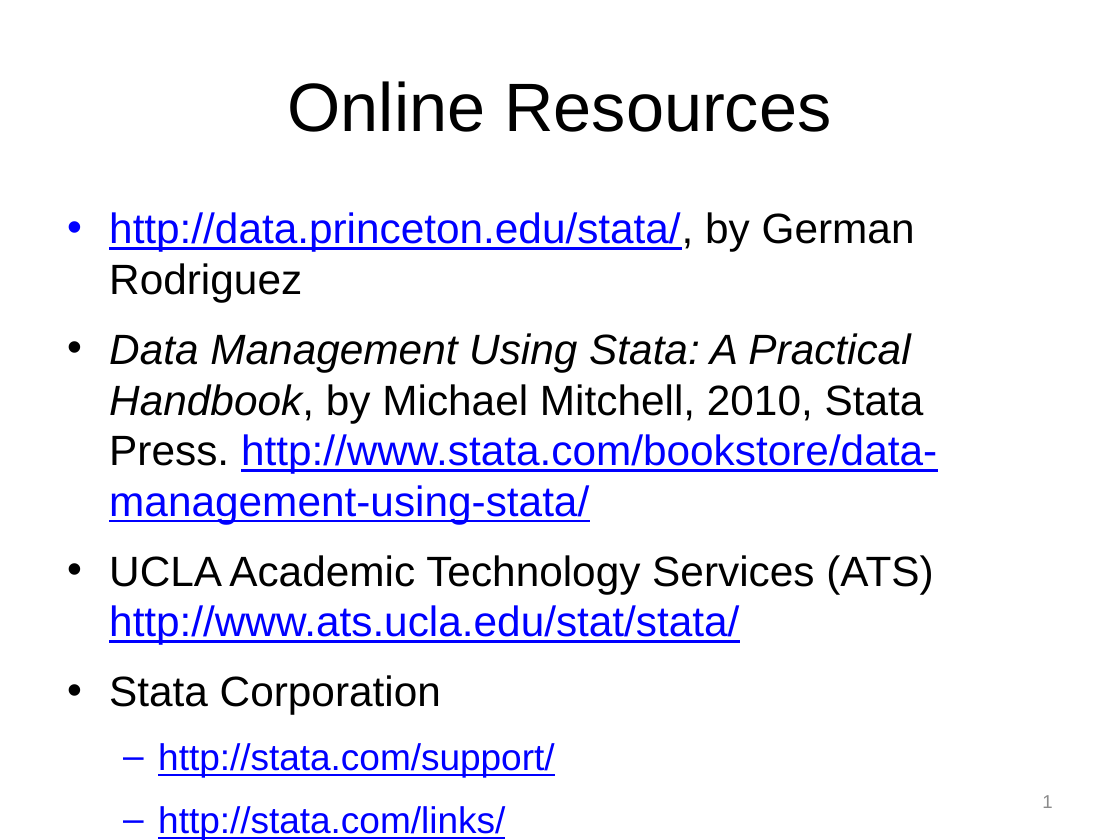
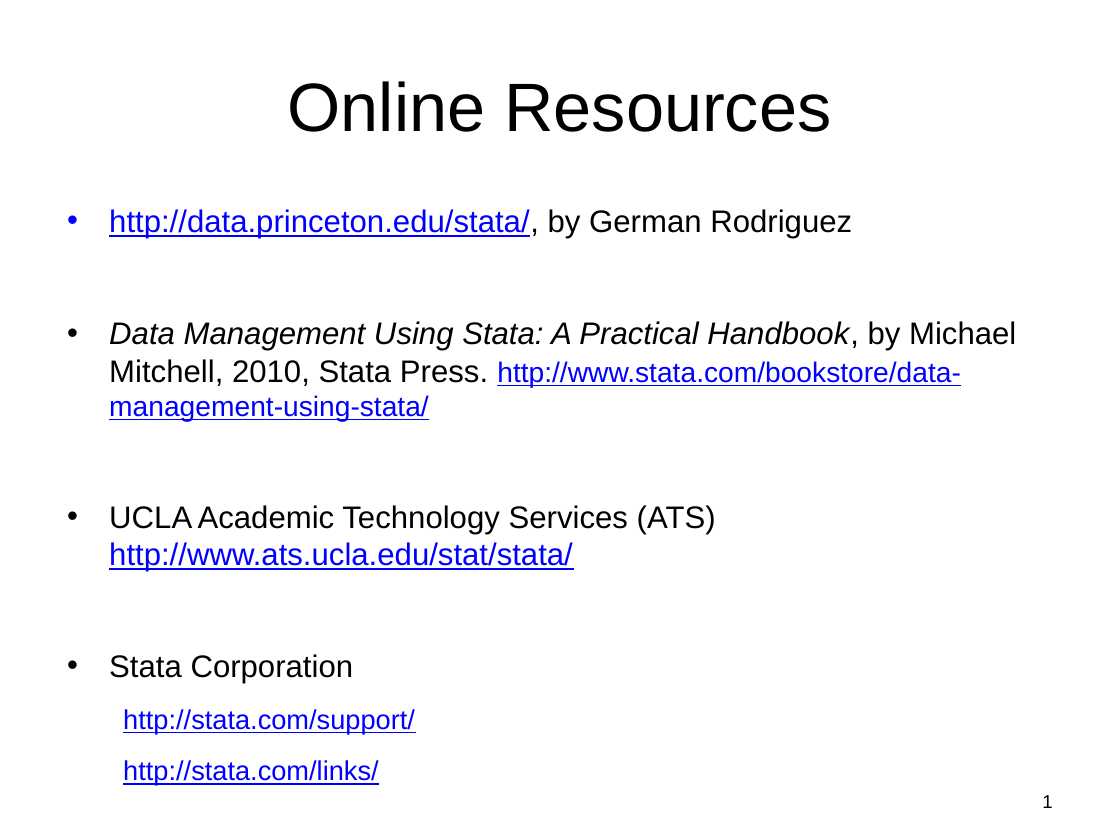
Before and after one commit to Chang-Y-Chung/dm, a slide deck: slide 2 of dm.pptx. Drawn at 1120x840 pixels with LibreOffice and Linux fonts; fonts in the diff are those of the drawing. Boxes give left, top, right and bottom in pixels: in the first picture for what was removed or moved away, otherwise in the second. Text is boxed around its words. In the diff, an @@ line names an element or a change of style, - is before the commit and + after.

```diff
--- a/dm.pptx
+++ b/dm.pptx
@@ text "http://data.princeton.edu/stata/, by German Rodriguez" at bbox=[109, 209, 1016, 734]: size 27.2 to 20 pt in "http://data.princeton.edu/stata/, by German Rodriguez", "Data Management Using Stata: A Practical Handbook, ...", "UCLA Academic Technology Services (ATS) http://www.ats.ucla. ...", "Stata Corporation"; size 27.2 to 18.1 pt in "http://www.stata.com/bookstore/data-management-using-stata/"; size 23.8 to 17.5 pt in "http://stata.com/support/", "http://stata.com/links/"; bullet – to none @@
@@ page number at bbox=[1042, 795, 1052, 808]: text colour #8C8C8C to #000000 @@
```
Also in this commit, not shown: 1 other slide changed.
